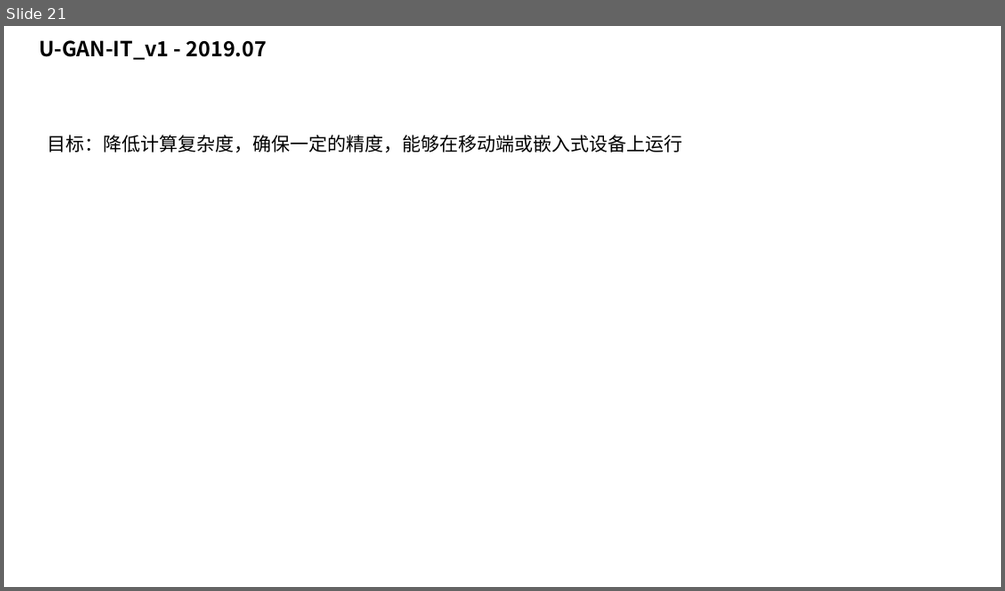
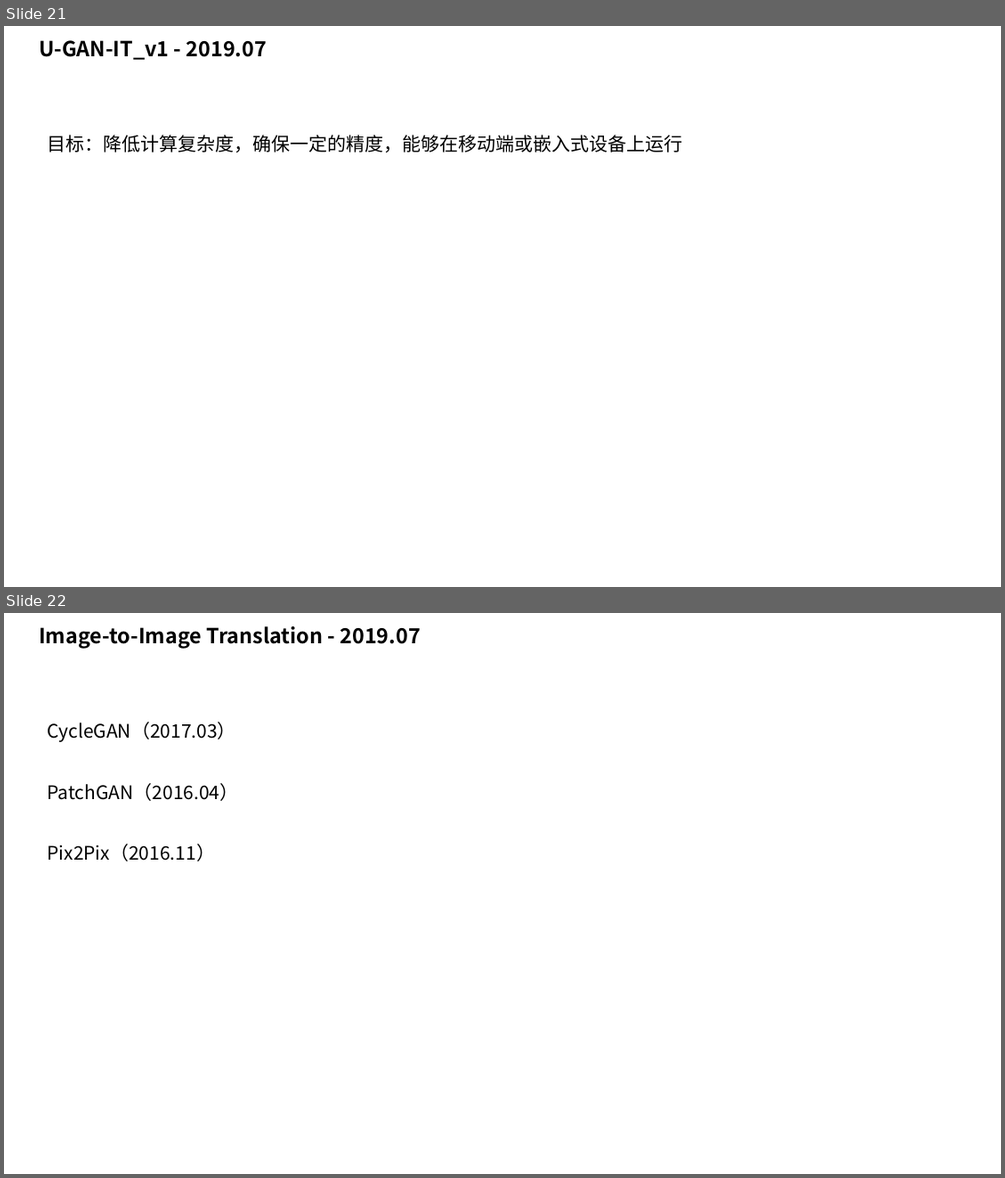
Before and after one commit to taylorguo/GAN_Understanding_Practicing, a slide deck: GAN_Understanding/GANunderstanding.pptx. Shown one above the other, each under a label of ours: slide 21 before the commit, slides 21 and 22 after it. The pictures are 1005x591 and 1005x1178 pixels, drawn with LibreOffice and Linux fonts; fonts in the diff are those of the drawing. Boxes give left, top, right and bottom in pixels: in the first picture for what was removed or moved away, otherwise in the second. Text is boxed around its words. In the diff, an @@ line names an element or a change of style, - is before the commit and + after.

```diff
--- a/GAN_Understanding/GANunderstanding.pptx
+++ b/GAN_Understanding/GANunderstanding.pptx
@@ slide 22 added at [4, 613, 1001, 1174], background #FFFFFF @@
@@ text added at [39, 626, 421, 649], 20 pt, text #000000, bold @@
+Image-to-Image Translation - 2019.07
@@ text added at [48, 722, 239, 861], 18 pt, text #000000 @@
+CycleGAN（2017.03）
+PatchGAN（2016.04）
+Pix2Pix（2016.11）
```
Also in this commit, not shown: 1 slide changed.
